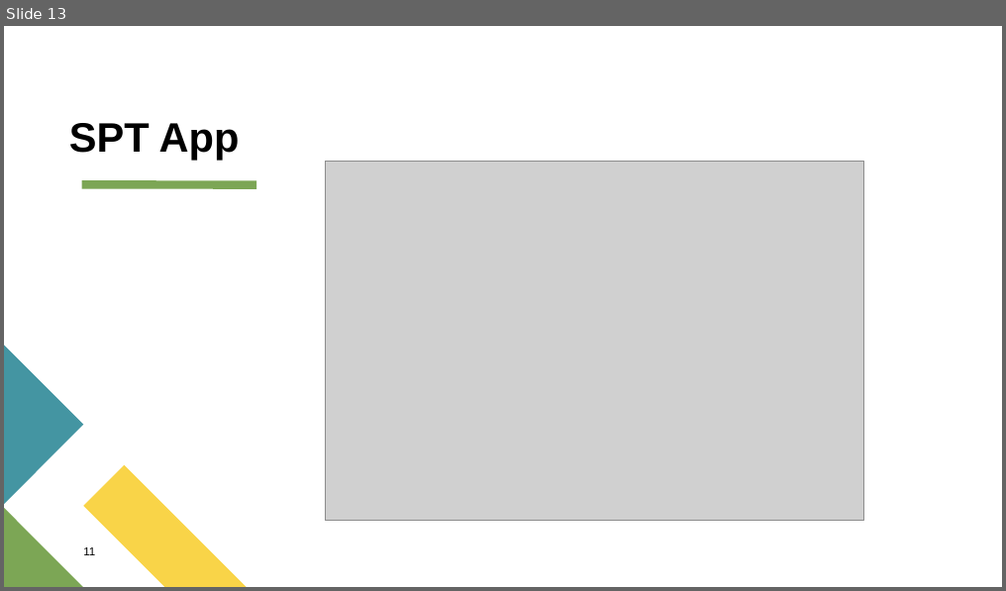
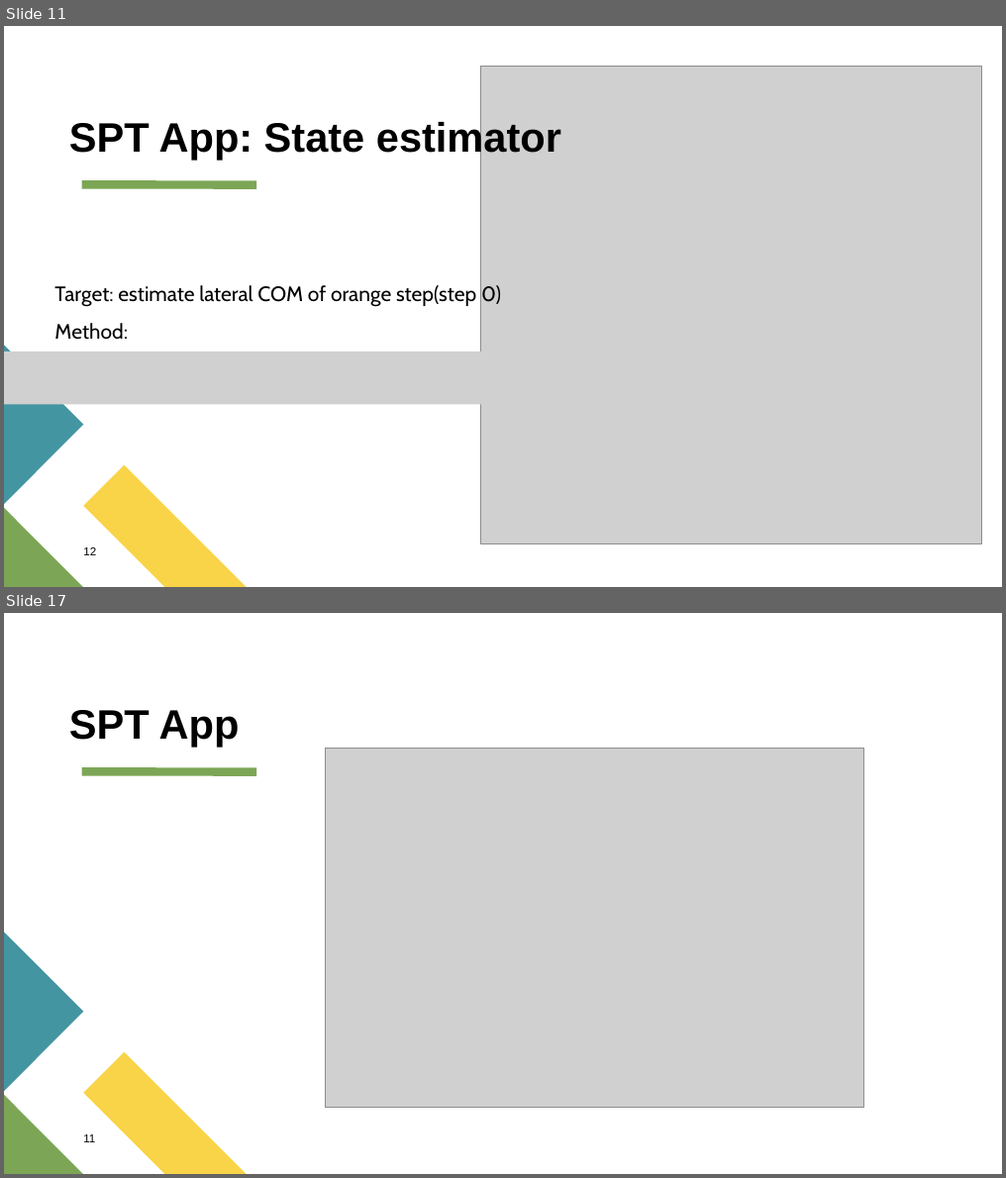
Before and after one commit to PingpingL/MATLAB_APP_on_treadmill_control_and_self-pacing_algorithm_implementation, a slide deck: spring_presentation.pptx. Shown one above the other, each under a label of ours: slide 13 before the commit, slides 11 and 17 after it; the slides between them are not shown. The pictures are 1006x591 and 1006x1178 pixels, drawn with LibreOffice and Linux fonts; fonts in the diff are those of the drawing; grey boxes stand for pictures. Boxes give left, top, right and bottom in pixels: in the first picture for what was removed or moved away, otherwise in the second. Text is boxed around its words. In the diff, an @@ line names an element or a change of style, - is before the commit and + after.

```diff
--- a/spring_presentation.pptx
+++ b/spring_presentation.pptx
@@ slide 11 added at box(4, 26, 1002, 587), background #FFFFFF; not listed: 4 template elements that a slide beside it also shows @@
@@ picture added at box(480, 67, 982, 545) @@
@@ title added at box(69, 119, 561, 160), 39.6 pt, text #000000, bold @@
+SPT App: State estimator
@@ text added at box(54, 285, 501, 340), 20 pt, text #000000 @@
+Target: estimate lateral COM of orange step(step 0)
+Method:
@@ picture added at box(4, 352, 686, 405) @@
@@ text added at box(83, 548, 96, 556), 11 pt, text #000000 @@
+12
@@ what was slide 13 is now slide 17 @@
```
Also in this commit, not shown: 7 slides changed, 7 other slides added, 13 slides removed.
